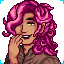
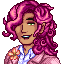
Two versions of the same layered image (64x64). Layer-by-layer changes:
hid "Hand" over [8, 34, 23, 64]
added layer "Background" in group "Clothes" over [4, 45, 61, 64]
hid "Shirt" over [4, 45, 61, 64]
hid "Edges" over [0, 0, 64, 64]
